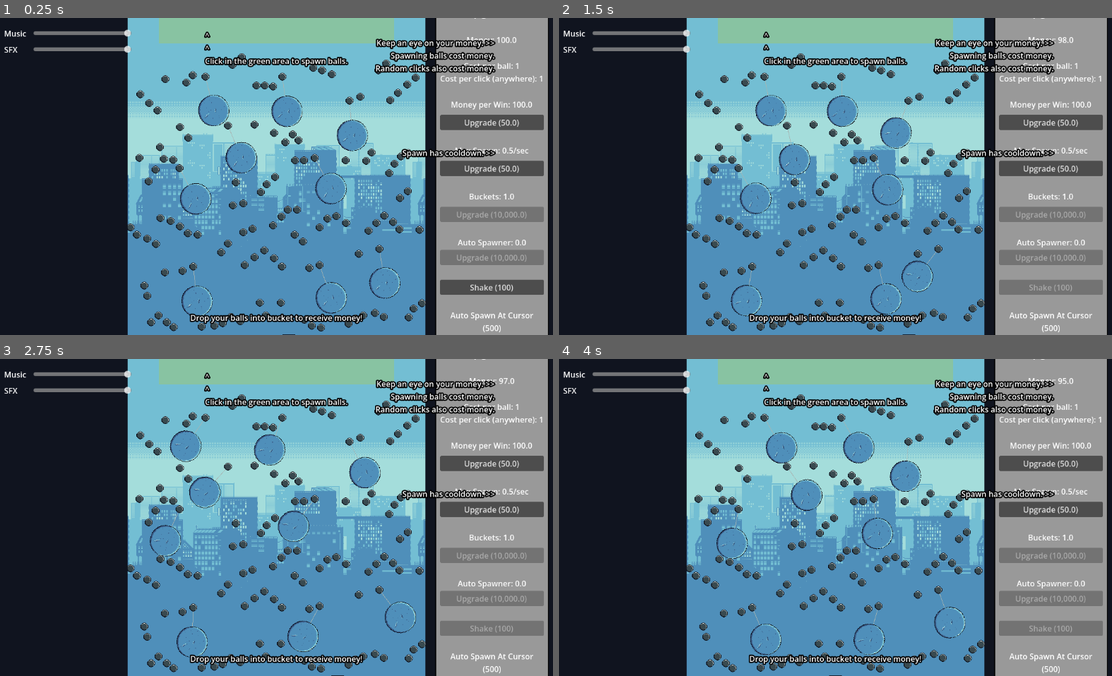
Above: before the commit, frames 1-4 (two rows, left to right).
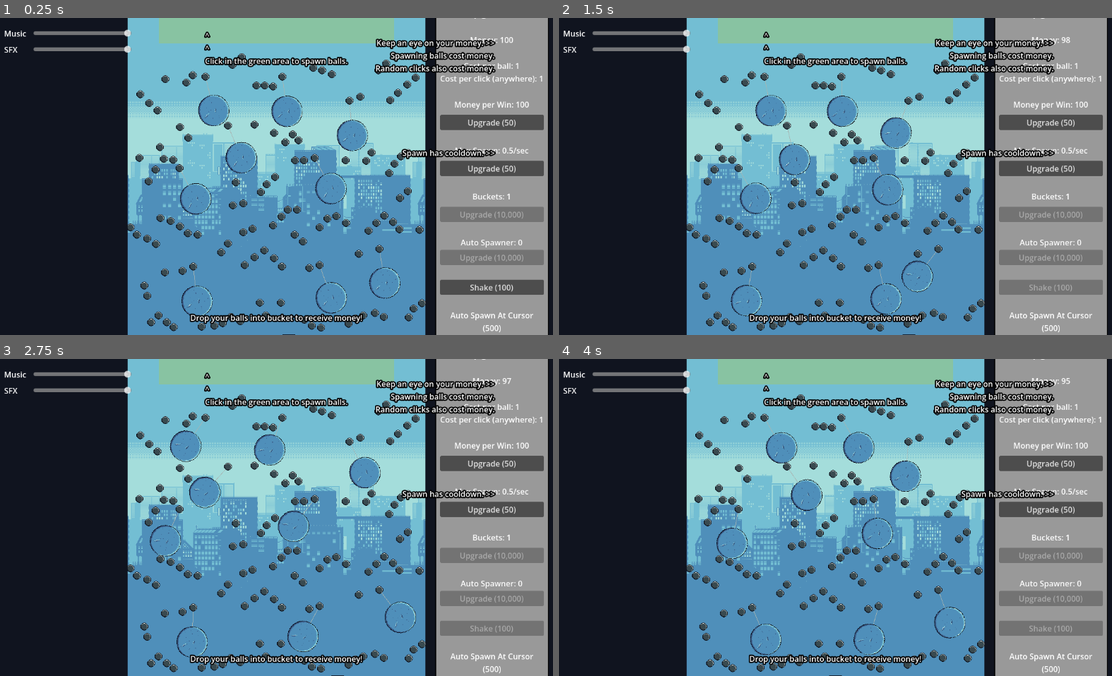
Above: after the commit, the same moments.

Repository: Purinut12/SoloJam2026
Game: Godot game, scene res://Scenes/main_game_scene.tscn
Two runs of this game, one before a commit and one after it. Both use one fixed random seed, a clock stepped at 60 frames per second and the inputs below.
Inputs:
- Up to frame 1 (0.25 s): no input
- Up to frame 2 (1.5 s): click "Upgrade (50.0)" (after the commit: "Upgrade (50)") at 0.5 s; click "Upgrade (50.0)" (after the commit: "Upgrade (50)") at 1.25 s
- Up to frame 3 (2.75 s): click "Upgrade (50.0)" (after the commit: "Upgrade (50)") at 2 s
- Up to frame 4 (4 s): click "Upgrade (50.0)" (after the commit: "Upgrade (50)") at 2.75 s; click "Upgrade (50.0)" (after the commit: "Upgrade (50)") at 3.5 s

The runs differ from the first frame. In frame 1, 0.9% of the frame differs, in the area x 81-97%, y 6-78%; in frame 2, 0.9%; in frame 3, 0.9%; in frame 4, 0.9%.

Commit message:
fix: cut out .0

Diff:
--- a/Scripts/upgradeController.gd
+++ b/Scripts/upgradeController.gd
@@ -153,6 +153,7 @@
 func format_number_with_commas(number: Variant) -> String:
 	var val_float = float(number)
 	var is_negative = val_float < 0
+
 	var full_str = str(abs(val_float))
 
 	var parts = full_str.split(".")
@@ -168,7 +169,7 @@
 			formatted_int = "," + formatted_int
 
 	var result = formatted_int
-	if dec_part != "":
+	if dec_part != "" and dec_part != "0":
 		result += "." + dec_part
 
 	if is_negative:
